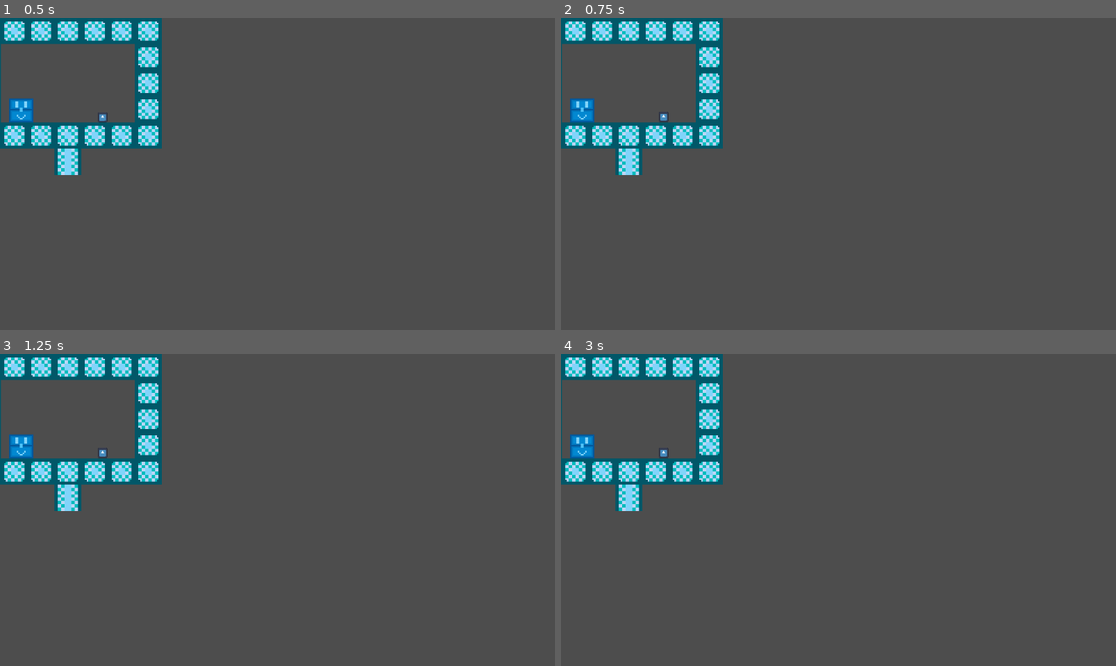
Above: before the commit, frames 1-4 (two rows, left to right).
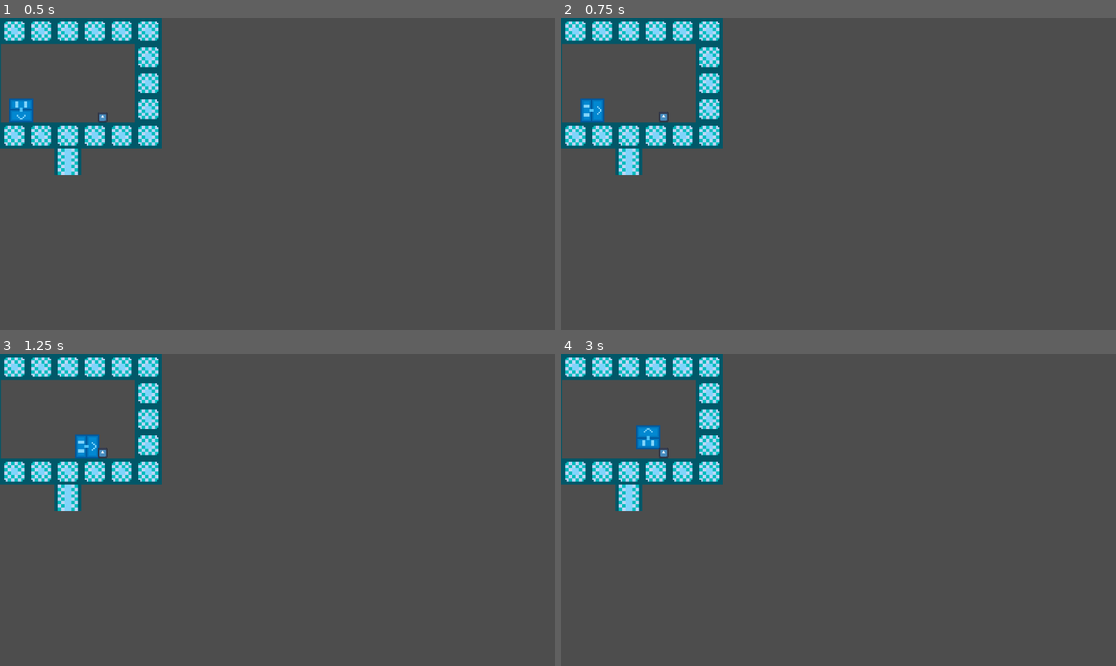
Above: after the commit, the same moments.

Repository: vicombotile12/KY-afTR-Ey
Game: Godot game, scene res://node.tscn
Same seed, same stepped clock (60 frames per second), same inputs: the game is played once before the commit and once after it. The engine's default icon, where the game draws it, is replaced by a stand-in: a white triangle on a blue panel in a dark square.
Inputs:
- Up to frame 1 (0.5 s): no input
- Up to frame 2 (0.75 s): hold D (rightkey) from 0.53 s (still down)
- Up to frame 3 (1.25 s): keep holding D (rightkey)
- Up to frame 4 (3 s): tap Enter at 2 s; release D (rightkey) at 2.03 s; tap Space at 2.75 s; hold D (rightkey) from 2.78 s (still down)

Frame 1 is identical in both runs. In frame 2, 0.4% of the frame differs, in the area x 1-8%, y 25-34%; in frame 3, 0.7%; in frame 4, 0.7%, in the area x 1-18%, y 22-34%.

Commit message:
more gravity code
made it only change gravity when on ground/wall

Diff:
--- a/Chesty.gd
+++ b/Chesty.gd
@@ -11,11 +11,14 @@
 # Called every frame. 'delta' is the elapsed time since the previous frame.
 func _physics_process(delta: float)-> void:
 	# first unlocked key
-	if Input.is_action_just_pressed("rightkey"):
+	if Input.is_action_just_pressed("rightkey") and (is_on_floor() or is_on_wall()): # can only change gravity under those conditions
 		match v_grav: #should hopefully scroll through gravities
-			Vector2(0,1): v_grav = v_gravs[1]
-			Vector2(1,0): v_grav = v_gravs[2]
-			Vector2(0,-1): v_grav = v_gravs[3]
-			Vector2(-1,0): v_grav = v_gravs[0]
+			Vector2.DOWN: v_grav = v_gravs[1]; up_direction = Vector2.LEFT
+			Vector2.RIGHT: v_grav = v_gravs[2]; up_direction = Vector2.DOWN
+			Vector2.UP: v_grav = v_gravs[3]; up_direction = Vector2.RIGHT
+			Vector2.LEFT: v_grav = v_gravs[0]; up_direction = Vector2.UP
+		gravity = v_grav * accel_grav
+		$Sprite2D.rotation_degrees += -90
 	velocity += gravity * delta
 	move_and_slide()
+	# got it to work :]
